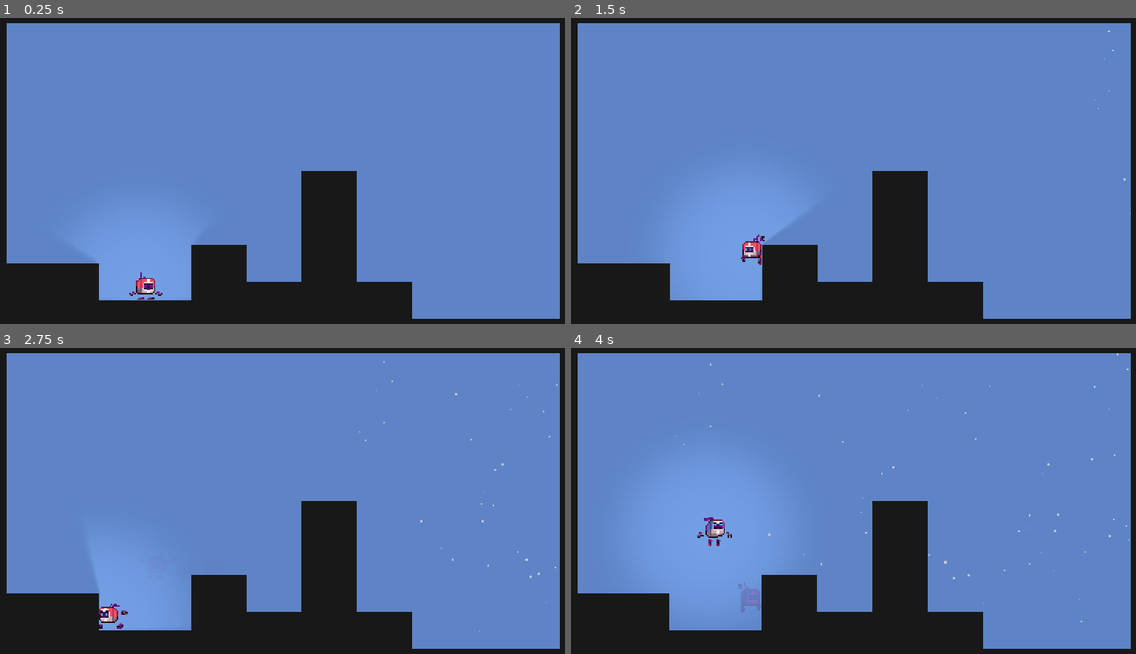
Above: before the commit, frames 1-4 (two rows, left to right).
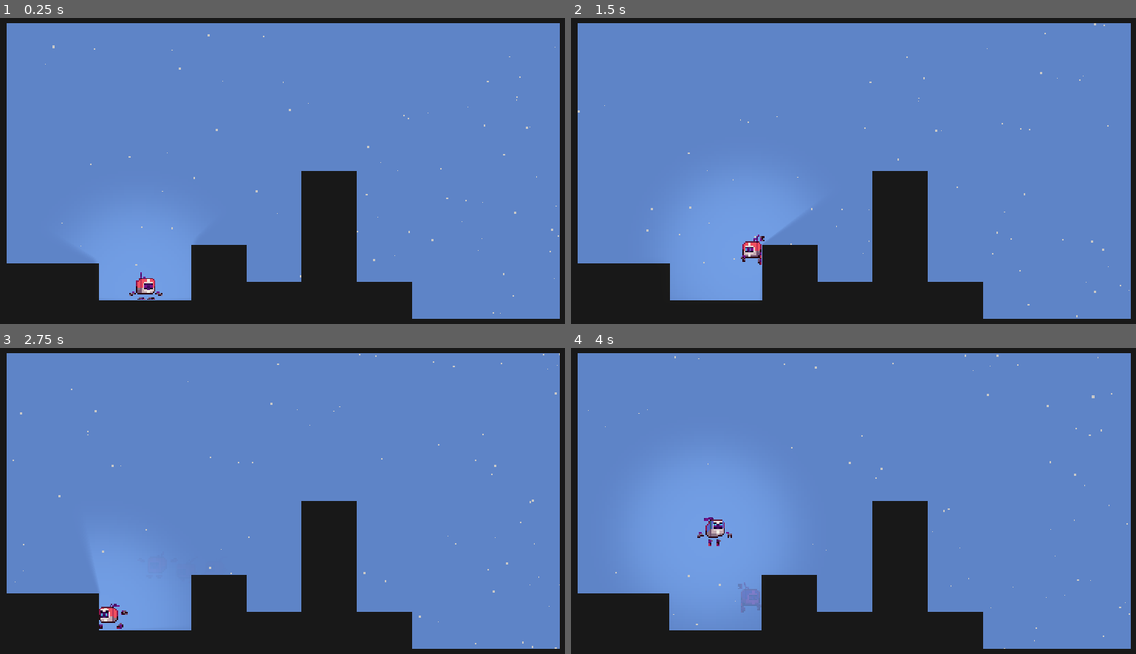
Above: after the commit, the same moments.

Repository: lvlzyro/Celeste-Movement
Game: Godot game, scene res://scenes/Demo.tscn
Two runs of this game, one before a commit and one after it. Both use one fixed random seed, a clock stepped at 60 frames per second and the inputs below.
Inputs:
- Up to frame 1 (0.25 s): no input
- Up to frame 2 (1.5 s): hold Right (ui_right) from 0.53 s (still down); tap X (dash) at 0.6 s; tap C (jump) at 0.77 s; tap Z (grab) at 1.35 s
- Up to frame 3 (2.75 s): tap C (jump) at 1.52 s; release Right (ui_right) at 2.03 s; hold Left (ui_left) from 2.03 s (still down); tap X (dash) at 2.1 s
- Up to frame 4 (4 s): release Left (ui_left) at 2.78 s; hold Right (ui_right) from 2.78 s (still down); tap Z (grab) at 2.85 s; tap C (jump) at 3.02, 3.77 s; tap X (dash) at 3.6 s

The runs differ from the first frame. In frame 1, less than 0.1% of the frame differs, in the area x 7-99%, y 5-97%; in frame 2, less than 0.1%; in frame 3, 0.1%; in frame 4, 0.2%, in the area x 3-99%, y 1-99%.

Commit message:
preprocessed the particles

Diff:
--- a/scenes/Demo.tscn
+++ b/scenes/Demo.tscn
@@ -54,6 +54,7 @@
 z_index = 1
 amount = 250
 lifetime = 10.0
+preprocess = 20.0
 randomness = 1.0
 process_material = SubResource( 3 )
 
